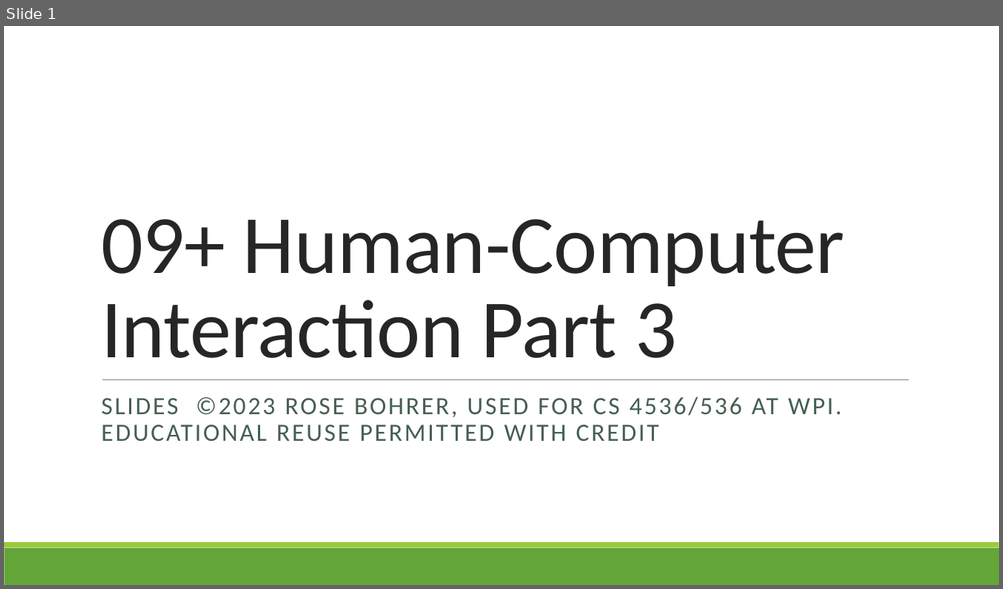
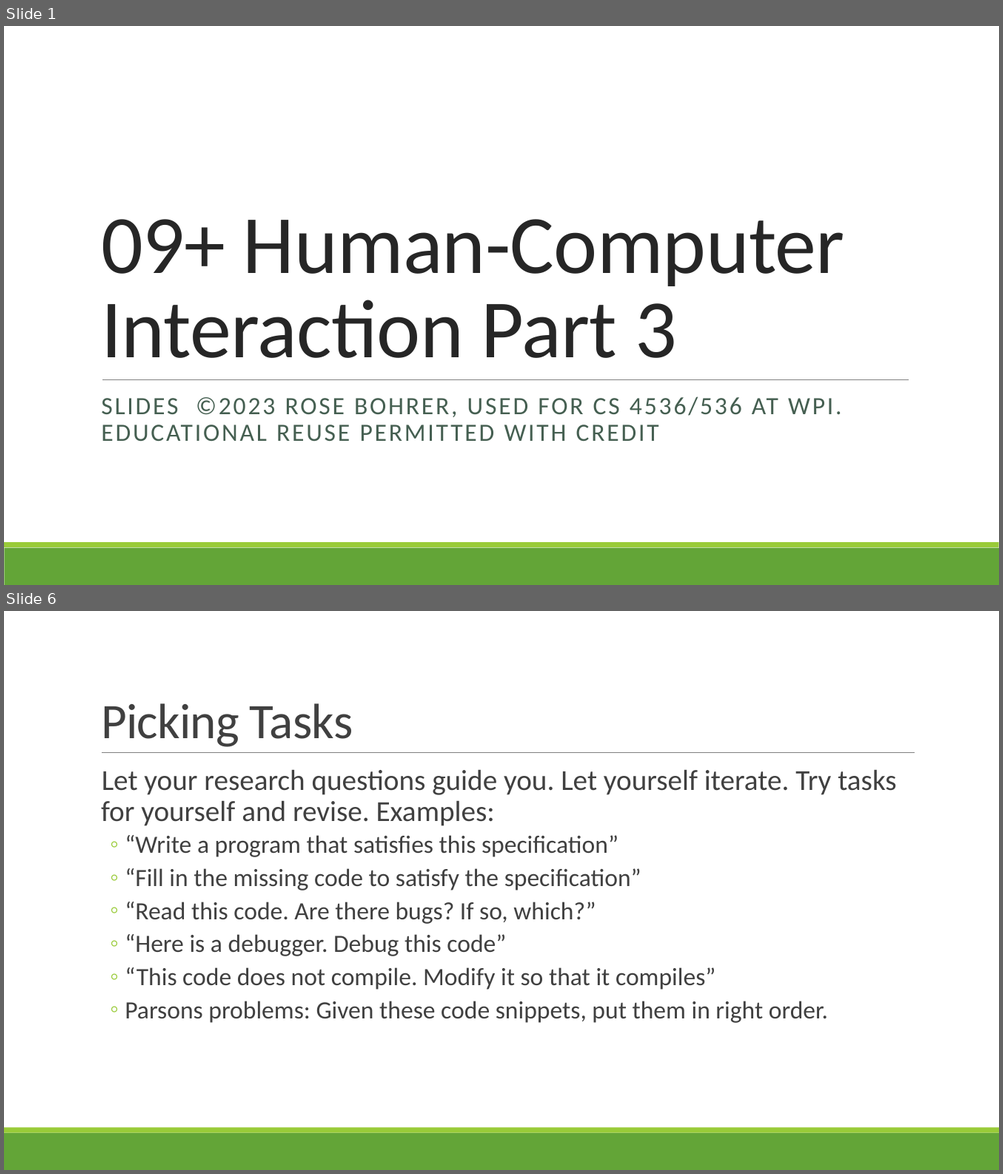
Before and after one commit to rbohrer/pl-course, a slide deck: LectureSlides/09Design3.pptx. Shown one above the other, each under a label of ours: slide 1 before the commit, slides 1 and 6 after it; the slides between them are not shown. The pictures are 1003x589 and 1003x1174 pixels, drawn with LibreOffice and Linux fonts; fonts in the diff are those of the drawing. Boxes give left, top, right and bottom in pixels: in the first picture for what was removed or moved away, otherwise in the second. Text is boxed around its words. In the diff, an @@ line names an element or a change of style, - is before the commit and + after.

```diff
--- a/LectureSlides/09Design3.pptx
+++ b/LectureSlides/09Design3.pptx
@@ slide 6 added at bbox=[4, 611, 999, 1170], background #FFFFFF; not listed: 2 template elements that a slide beside it also shows @@
@@ title added at bbox=[101, 703, 353, 747], 48 pt, text #404040 @@
+Picking Tasks
@@ line added from (102, 753) to (915, 753), #808080 0.5 pt @@
@@ text added at bbox=[101, 769, 896, 1023], 24 pt, text #404040 @@
+  Let your research questions guide you. Let yourself iterate. Try tasks for yourself and revise. Examples:
+  ◦ “Write a program that satisfies this specification”
+  ◦ “Fill in the missing code to satisfy the specification”
+  ◦ “Read this code. Are there bugs? If so, which?”
+  ◦ “Here is a debugger. Debug this code”
+  ◦ “This code does not compile. Modify it so that it compiles”
+  ◦ Parsons problems: Given these code snippets, put them in right order.
```
Also in this commit, not shown: 10 other slides added.
